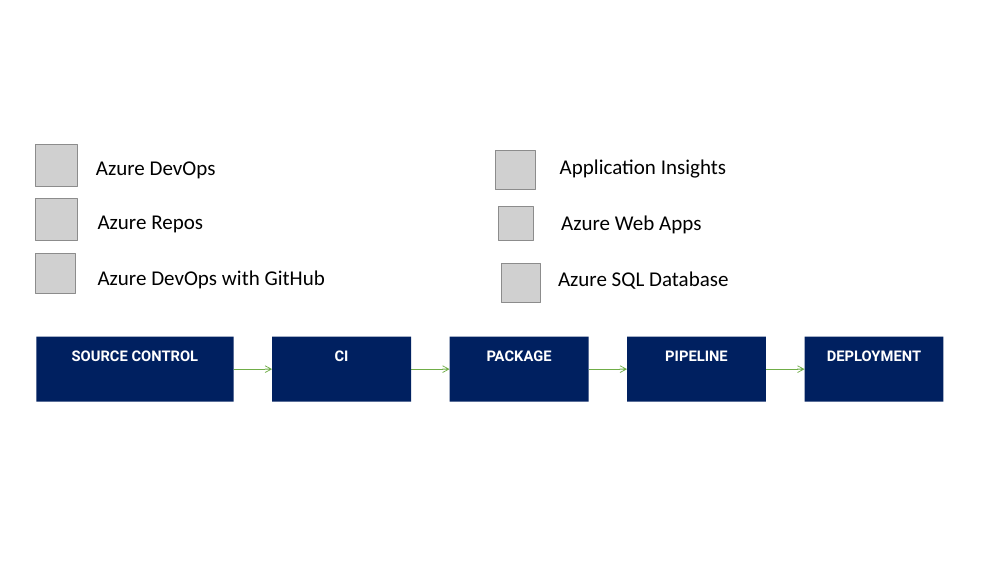
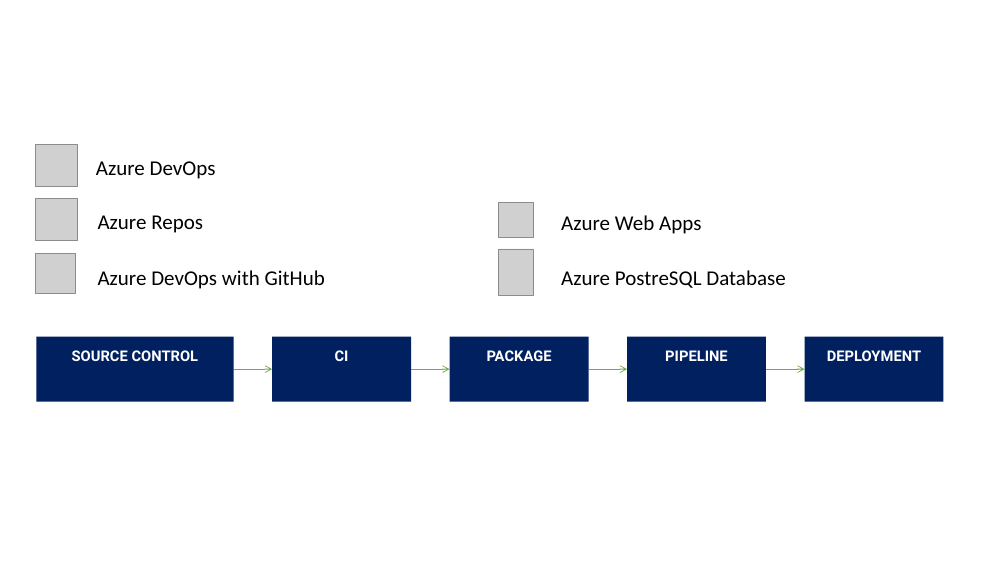
Before and after one commit to yashmadan123/MCW-Continuous-delivery-in-Azure-DevOps, a slide deck: slide 1 of Whiteboard design session/resources/Diagrams.pptx. Drawn at 1008x567 pixels with LibreOffice and Linux fonts; fonts in the diff are those of the drawing; grey boxes stand for pictures. Boxes give left, top, right and bottom in pixels: in the first picture for what was removed or moved away, otherwise in the second. Text is boxed around its words. In the diff, an @@ line names an element or a change of style, - is before the commit and + after.

```diff
--- a/Whiteboard design session/resources/Diagrams.pptx
+++ b/Whiteboard design session/resources/Diagrams.pptx
@@ picture removed at box(495, 150, 535, 191) @@
@@ text removed at box(560, 159, 726, 178) @@
-Application Insights
@@ picture added at box(499, 249, 533, 295) @@
@@ picture removed at box(501, 263, 541, 302) @@
@@ text at box(561, 270, 785, 288): text changed @@
-Azure SQL Database
+Azure PostreSQL Database
```
Also in this commit, not shown: 2 other slides changed.
